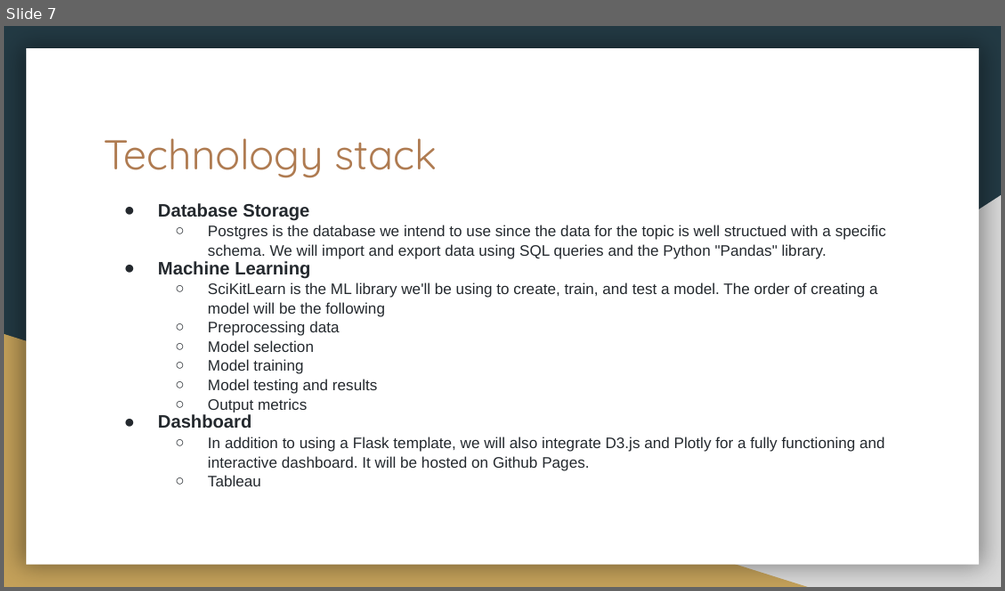
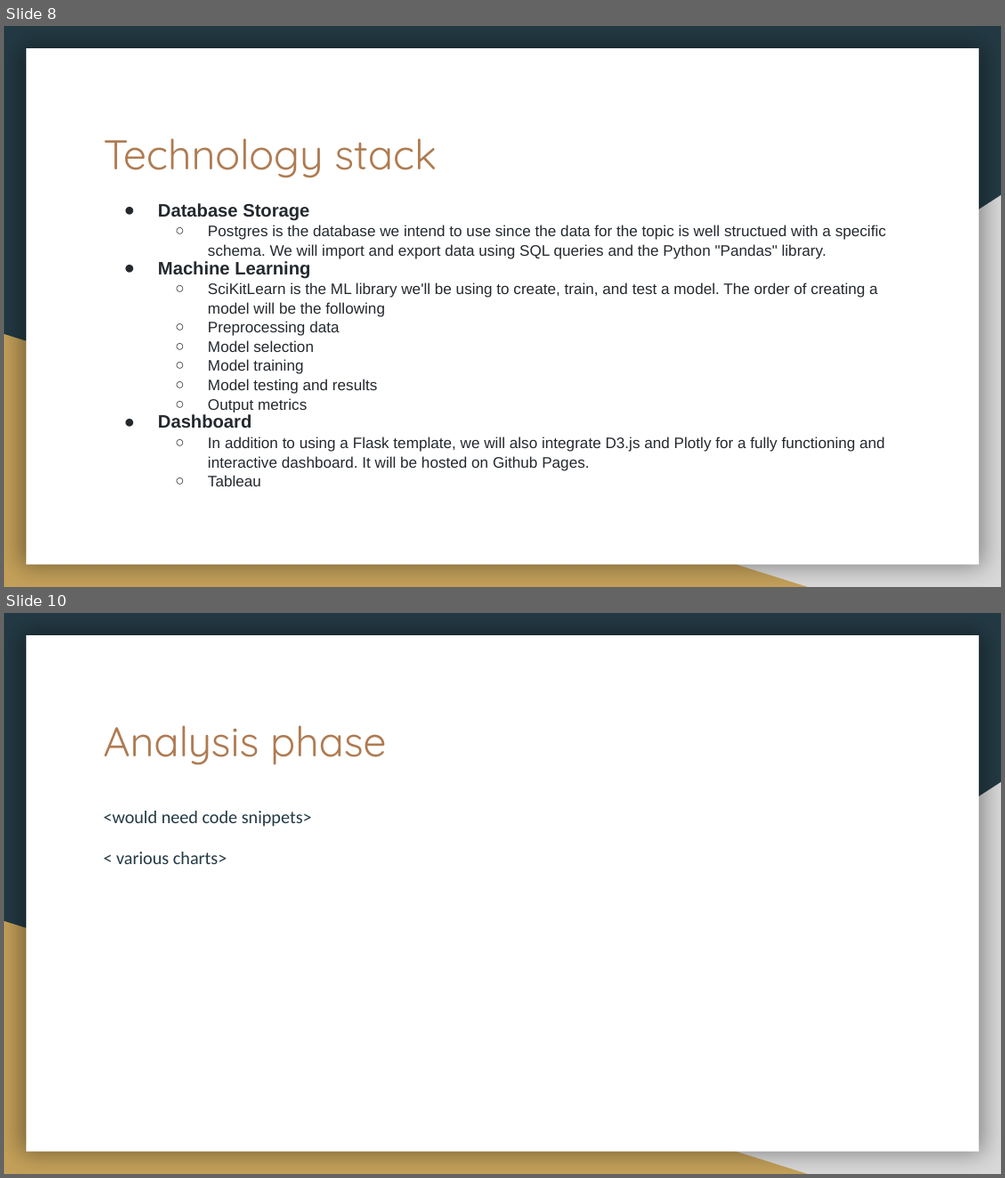
Before and after one commit to vd1310/Banking-Dataset-MarketingTargetsPrediction, a slide deck: Resources/Project_Presentation_Segment2.pptx. Shown one above the other, each under a label of ours: slide 7 before the commit, slides 8 and 10 after it; the slides between them are not shown. The pictures are 1005x591 and 1005x1178 pixels, drawn with LibreOffice and Linux fonts; fonts in the diff are those of the drawing. Boxes give left, top, right and bottom in pixels: in the first picture for what was removed or moved away, otherwise in the second. Text is boxed around its words. In the diff, an @@ line names an element or a change of style, - is before the commit and + after.

```diff
--- a/Resources/Project_Presentation_Segment2.pptx
+++ b/Resources/Project_Presentation_Segment2.pptx
@@ slide 10 added at (x1=4, y1=613, x2=1001, y2=1174), background #233A44; not listed: 3 template elements that a slide beside it also shows @@
@@ title added at (x1=104, y1=725, x2=386, y2=765), 30 pt, text #AF7B51 @@
+Analysis phase
@@ text added at (x1=104, y1=811, x2=312, y2=864), 13 pt, text #233A44 @@
+<would need code snippets>
+< various charts>
@@ what was slide 7 is now slide 8 @@
```
Also in this commit, not shown: 2 other slides added, 3 slides removed.
